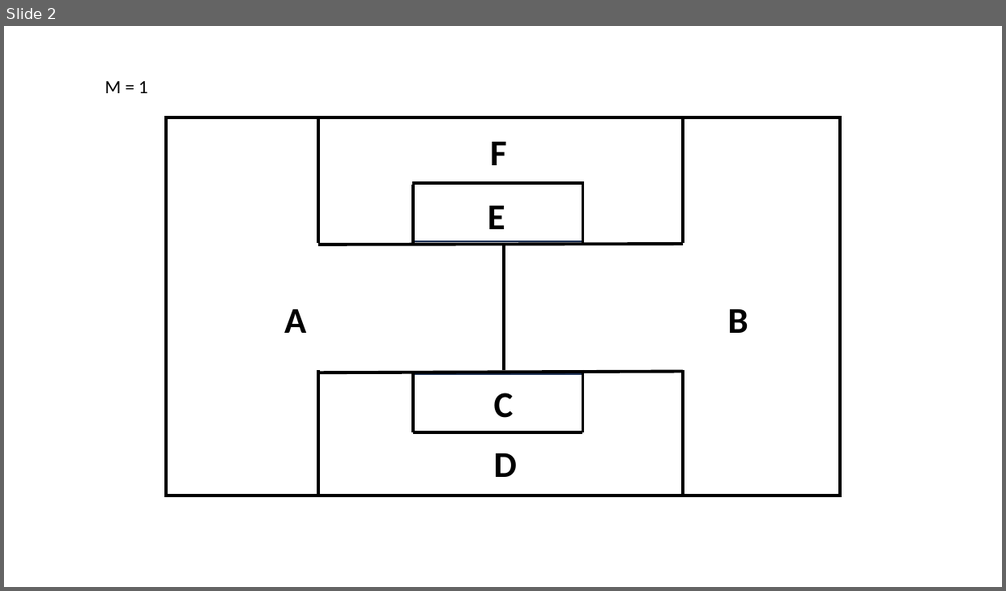
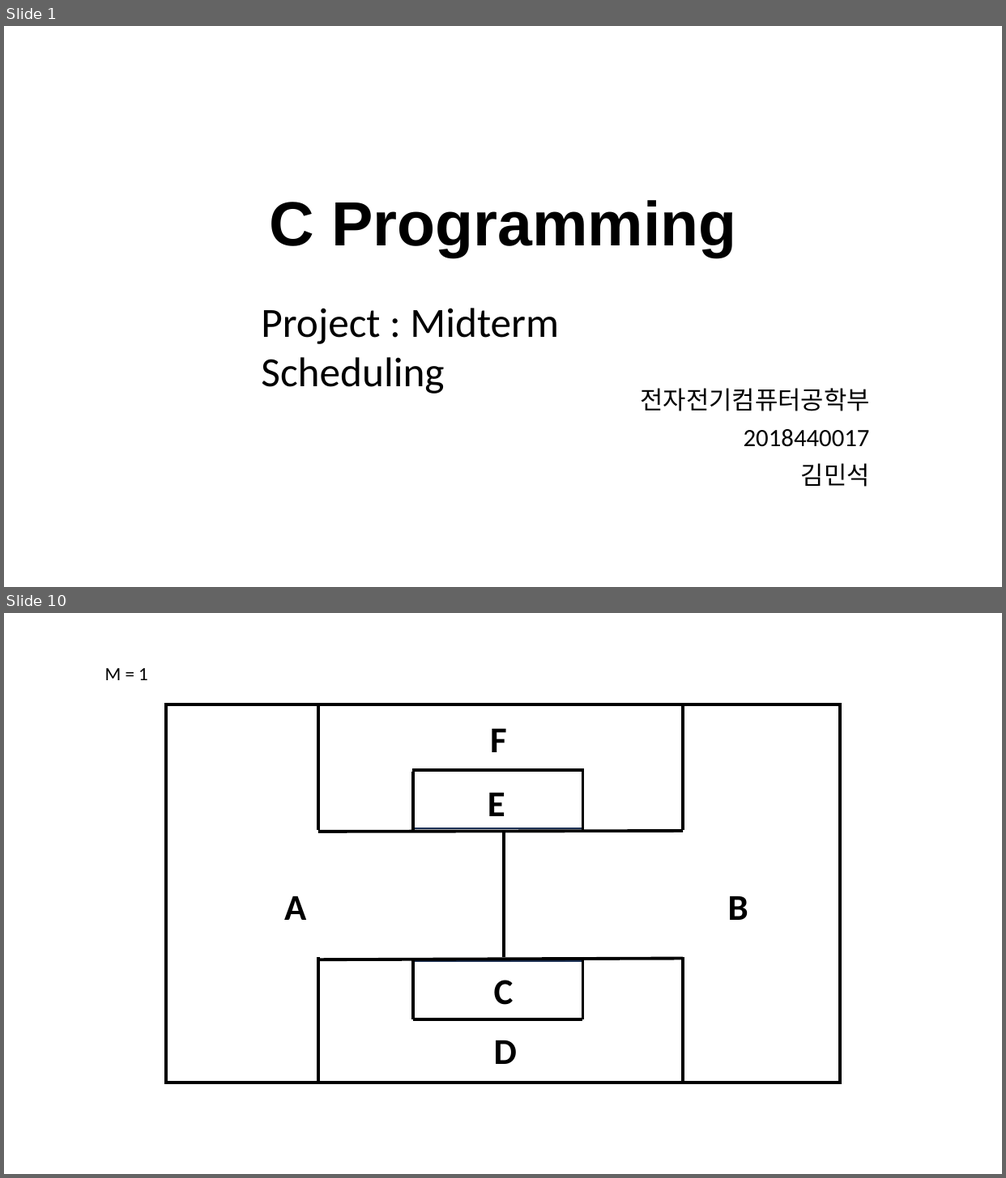
Before and after one commit to Much3m/Exam_Scheduler, a slide deck: project.pptx. Shown one above the other, each under a label of ours: slide 2 before the commit, slides 1 and 10 after it; the slides between them are not shown. The pictures are 1006x591 and 1006x1178 pixels, drawn with LibreOffice and Linux fonts; fonts in the diff are those of the drawing. Boxes give left, top, right and bottom in pixels: in the first picture for what was removed or moved away, otherwise in the second. Text is boxed around its words. In the diff, an @@ line names an element or a change of style, - is before the commit and + after.

```diff
--- a/project.pptx
+++ b/project.pptx
@@ slide 1 added at [4, 26, 1002, 587], background #FFFFFF @@
@@ title added at [269, 200, 736, 258], 60 pt, text #000000, bold @@
+C Programming
@@ text added at [261, 308, 559, 394], 40 pt, text #000000 @@
+Project : Midterm Scheduling
@@ subtitle added at [640, 388, 870, 487], 24 pt, text #000000 @@
+전자전기컴퓨터공학부
+2018440017
+김민석
@@ what was slide 2 is now slide 10 @@
```
Also in this commit, not shown: 1 slide changed, 7 other slides added, 1 other file.
